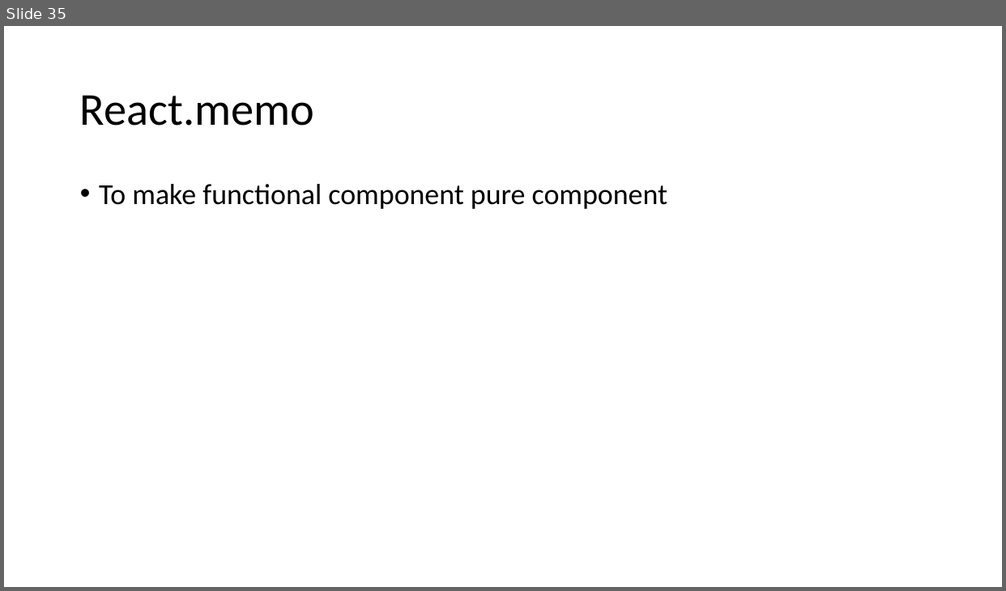
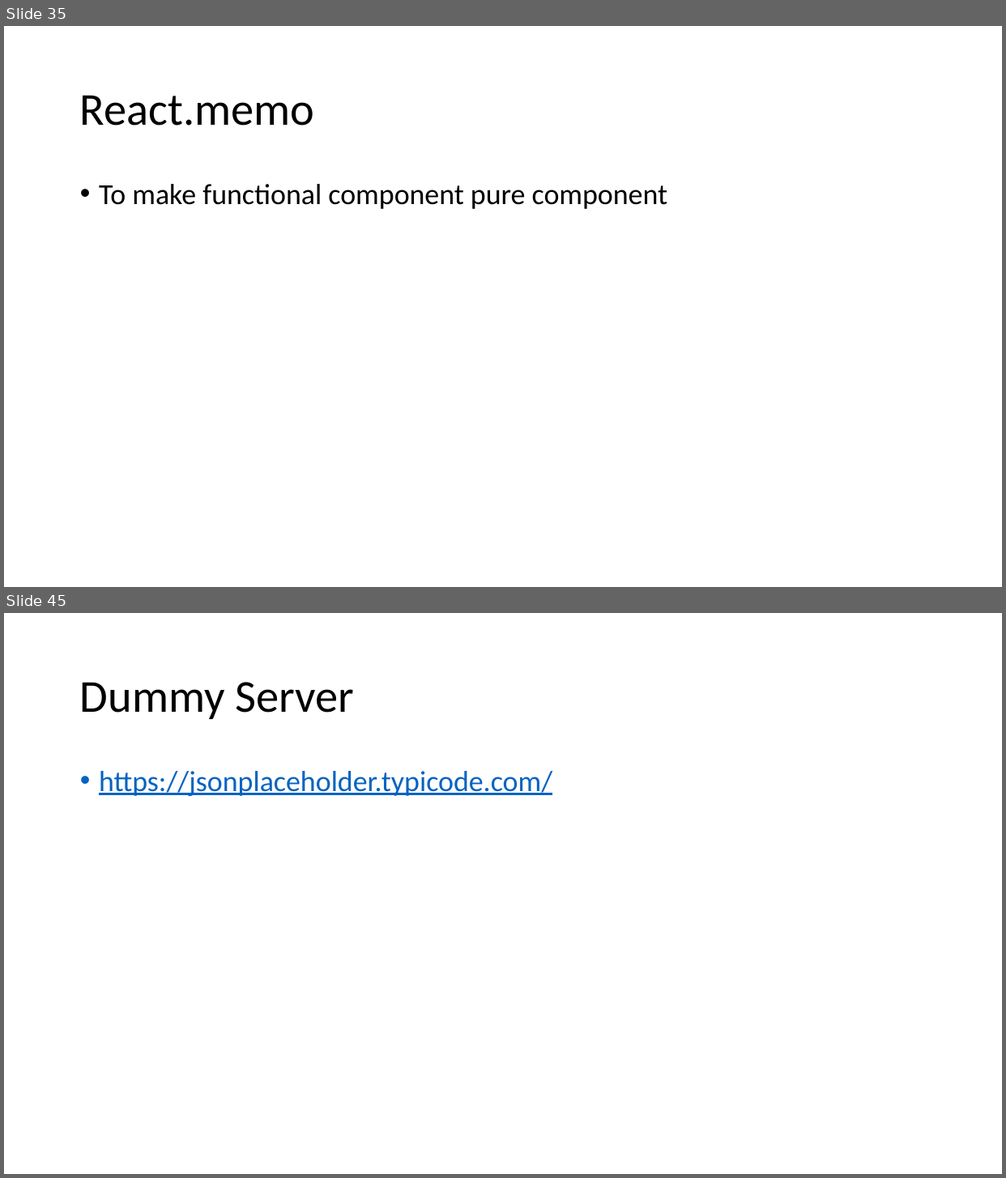
Before and after one commit to Chandan-TY/online-react-js, a slide deck: React JS Workings.pptx. Shown one above the other, each under a label of ours: slide 35 before the commit, slides 35 and 45 after it; the slides between them are not shown. The pictures are 1006x591 and 1006x1178 pixels, drawn with LibreOffice and Linux fonts; fonts in the diff are those of the drawing. Boxes give left, top, right and bottom in pixels: in the first picture for what was removed or moved away, otherwise in the second. Text is boxed around its words. In the diff, an @@ line names an element or a change of style, - is before the commit and + after.

```diff
--- a/React JS Workings.pptx
+++ b/React JS Workings.pptx
@@ slide 45 added at (x1=4, y1=613, x2=1002, y2=1174), background #FFFFFF @@
@@ title added at (x1=80, y1=682, x2=355, y2=719), 44 pt, text #000000 @@
+Dummy Server
@@ text added at (x1=99, y1=771, x2=552, y2=796), 28 pt, text #0563C1, underline @@
+• https://jsonplaceholder.typicode.com/
```
Also in this commit, not shown: 10 other slides added.
